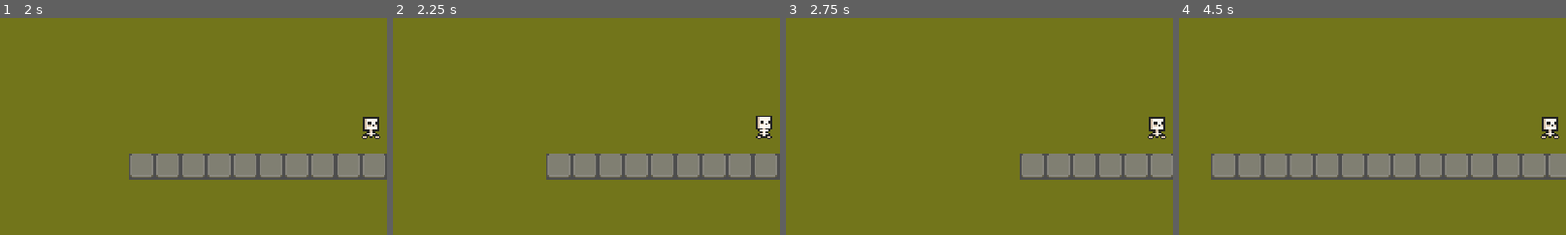
Above: before the commit, frames 1-4 (left to right).
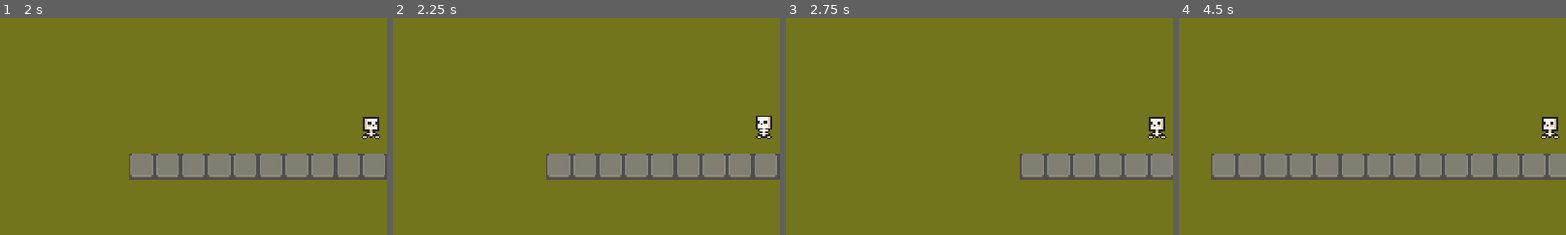
Above: after the commit, the same moments.

Repository: damianhaq/game2
Game: Godot game, scene res://scenes/game.tscn
Two runs of this game, one before a commit and one after it. Both use one fixed random seed, a clock stepped at 60 frames per second and the inputs below.
Inputs:
- Up to frame 1 (2 s): tap Enter (ui_accept) at 0.5, 0.6, 0.77, 1.07, 1.35, 1.52, 1.82 s; hold D (right) from 0.53 s (still down)
- Up to frame 2 (2.25 s): release D (right) at 2.03 s; hold A (left) from 2.03 s (still down); tap Enter (ui_accept) at 2.1 s
- Up to frame 3 (2.75 s): keep holding A (left)
- Up to frame 4 (4.5 s): release A (left) at 2.78 s; hold D (right) 2.78-4.28 s; tap Enter (ui_accept) at 2.85, 3.02, 3.32, 3.6, 3.77, 4.07, 4.35 s; hold A (left) from 4.28 s (still down)
The pictures show only the part of the screen within x 2-52%, y 25-75%; the shares and areas given below are measured in that part.

Frame 1 is identical in both runs. In frame 2, 0.1% of the frame differs, in the area x 94-98%, y 45-55%; in frame 3, 0.1%; in frame 4, 0.1%.

Commit message:
flip texture

Diff:
--- a/scenes/player.gd
+++ b/scenes/player.gd
@@ -3,9 +3,6 @@
 const SPEED = 100
 
 func _physics_process(delta: float) -> void:
-	# Handle jump.
-	#if Input.is_action_just_pressed("ui_accept") and is_on_floor():
-		#velocity.y = JUMP_VELOCITY
 
 	var input_vector = Vector2.ZERO
 	input_vector.x = Input.get_axis("left", "right")
@@ -17,4 +14,11 @@
 	else:
 		velocity = input_vector
 
+
+	# flip texture
+	if input_vector.x < 0:
+		$AnimatedSprite2D.flip_h = true
+	if input_vector.x > 0:
+		$AnimatedSprite2D.flip_h = false
+
 	move_and_slide()
